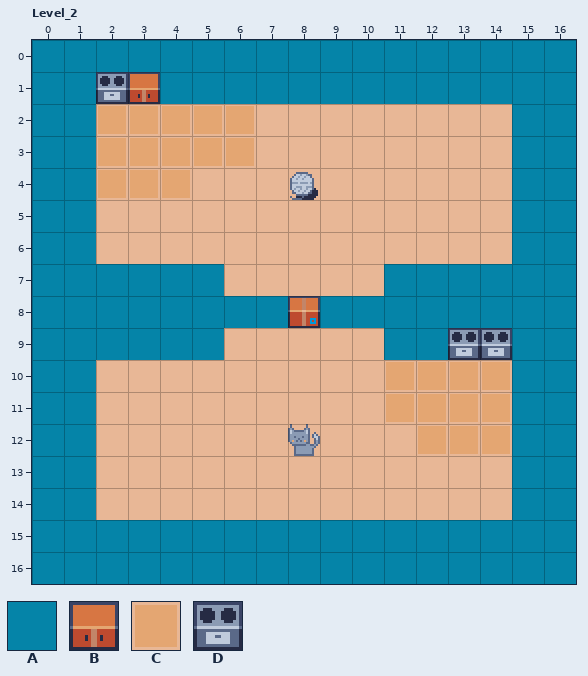
LDtk project: Assets/ldtk/map.ldtk. This is how it looked before the edit.
Cells are 16x16 px. Shown: Level_2 x 0..16, y 0..16. The commit also changed other parts of the map, which this record leaves out.
Key: from "Tileset": A 2, B 5, C 6, D 9.
_ is an empty cell.
Layer "Walls" before, first column x 0:
 0 AAAAAAAAAAAAAAAAA
 1 AADBAAAAAAAAAAAAA
 2 AACCCCC________AA
 3 AACCCCC________AA
 4 AACCC__________AA
 5 AA_____________AA
 6 AA_____________AA
 7 AAAAAA_____AAAAAA
 8 AAAAAAAA_AAAAAAAA
 9 AAAAAA_____AADDAA
10 AA_________CCCCAA
11 AA_________CCCCAA
12 AA__________CCCAA
13 AA_____________AA
14 AA_____________AA
15 AAAAAAAAAAAAAAAAA
16 AAAAAAAAAAAAAAAAA
Once edited:
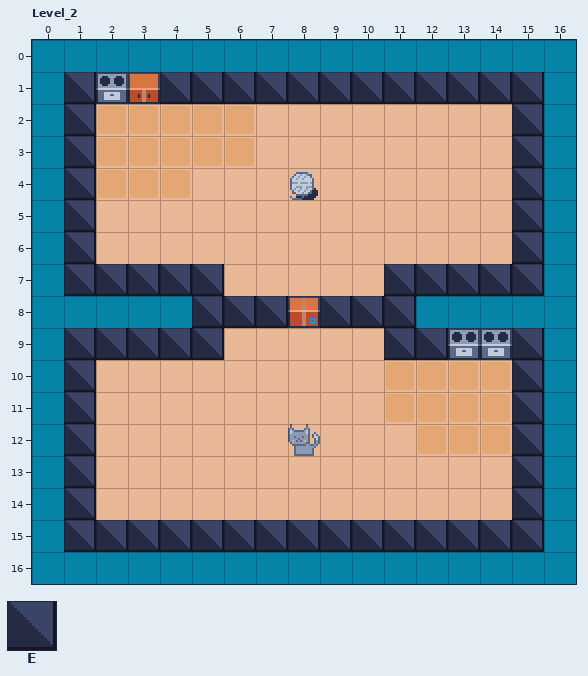
Further tiles: from "Tileset": E 3.
Difference:
{"where": "layer \"Walls\""}
{"y":1,"x":1,"old":"A","new":"E"}
{"y":1,"x":4,"old":"AAAAAAAAAAAA","new":"EEEEEEEEEEEE"}
{"y":2,"x":1,"old":"A","new":"E"}
{"y":2,"x":15,"old":"A","new":"E"}
{"y":3,"x":1,"old":"A","new":"E"}
{"y":3,"x":15,"old":"A","new":"E"}
{"y":4,"x":1,"old":"A","new":"E"}
{"y":4,"x":15,"old":"A","new":"E"}
{"y":5,"x":1,"old":"A","new":"E"}
{"y":5,"x":15,"old":"A","new":"E"}
{"y":6,"x":1,"old":"A","new":"E"}
{"y":6,"x":15,"old":"A","new":"E"}
{"y":7,"x":1,"old":"AAAAA","new":"EEEEE"}
{"y":7,"x":11,"old":"AAAAA","new":"EEEEE"}
{"y":8,"x":5,"old":"AAA","new":"EEE"}
{"y":8,"x":9,"old":"AAA","new":"EEE"}
{"y":9,"x":1,"old":"AAAAA","new":"EEEEE"}
{"y":9,"x":11,"old":"AA","new":"EE"}
{"y":9,"x":15,"old":"A","new":"E"}
{"y":10,"x":1,"old":"A","new":"E"}
{"y":10,"x":15,"old":"A","new":"E"}
{"y":11,"x":1,"old":"A","new":"E"}
{"y":11,"x":15,"old":"A","new":"E"}
{"y":12,"x":1,"old":"A","new":"E"}
{"y":12,"x":15,"old":"A","new":"E"}
{"y":13,"x":1,"old":"A","new":"E"}
{"y":13,"x":15,"old":"A","new":"E"}
{"y":14,"x":1,"old":"A","new":"E"}
{"y":14,"x":15,"old":"A","new":"E"}
{"y":15,"x":1,"old":"AAAAAAAAAAAAAAA","new":"EEEEEEEEEEEEEEE"}
